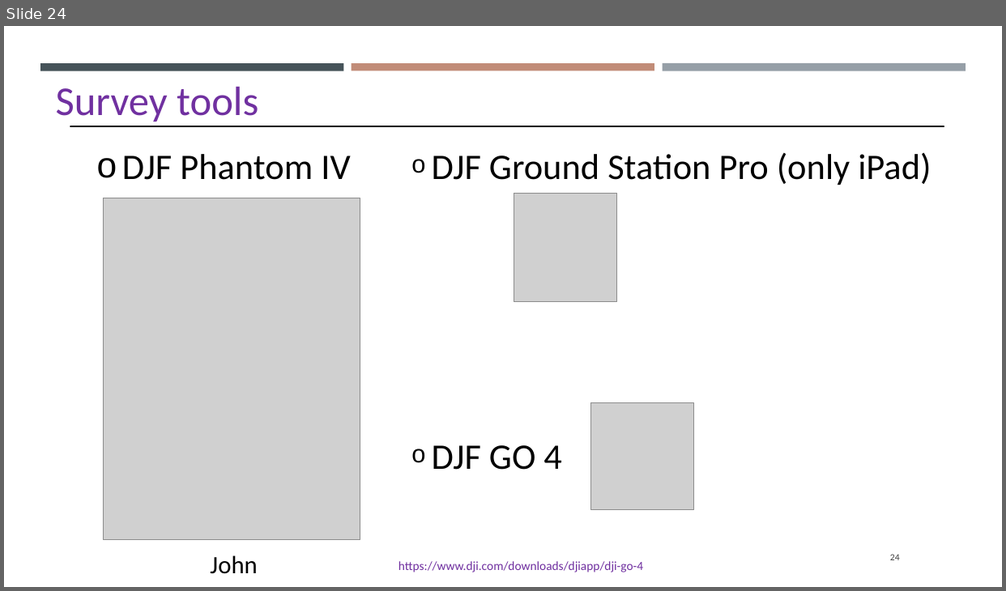
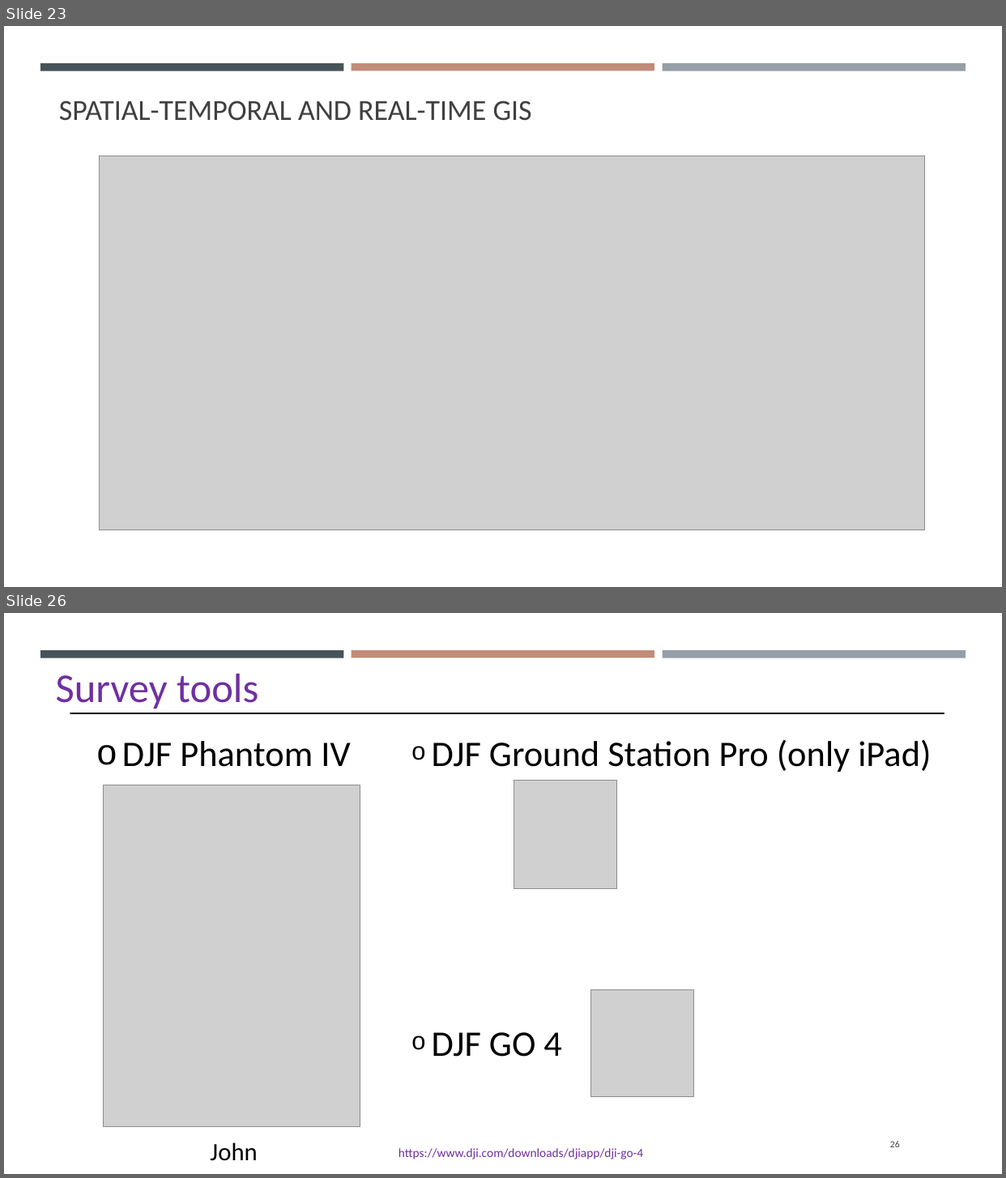
Before and after one commit to gisynw/Field_Techniques, a slide deck: docs/Lectures/Week02/Week02_Intro_To_Field_Technologies.pptx. Shown one above the other, each under a label of ours: slide 24 before the commit, slides 23 and 26 after it; the slides between them are not shown. The pictures are 1006x591 and 1006x1178 pixels, drawn with LibreOffice and Linux fonts; fonts in the diff are those of the drawing; grey boxes stand for pictures. Boxes give left, top, right and bottom in pixels: in the first picture for what was removed or moved away, otherwise in the second. Text is boxed around its words. In the diff, an @@ line names an element or a change of style, - is before the commit and + after.

```diff
--- a/docs/Lectures/Week02/Week02_Intro_To_Field_Technologies.pptx
+++ b/docs/Lectures/Week02/Week02_Intro_To_Field_Technologies.pptx
@@ slide 23 added at (x1=4, y1=26, x2=1002, y2=587), background #FFFFFF; not listed: 3 template elements that a slide beside it also shows @@
@@ title added at (x1=59, y1=101, x2=532, y2=121), 28 pt, text #404040 @@
+SPATIAL-TEMPORAL AND REAL-TIME GIS
@@ picture added at (x1=99, y1=156, x2=925, y2=530) @@
@@ what was slide 24 is now slide 26 @@
@@ page number at (x1=890, y1=1141, x2=900, y2=1148): text changed @@
-24
+26
```
Also in this commit, not shown: 1 slide changed, 4 other slides added, 2 slides removed, 8 other files.
